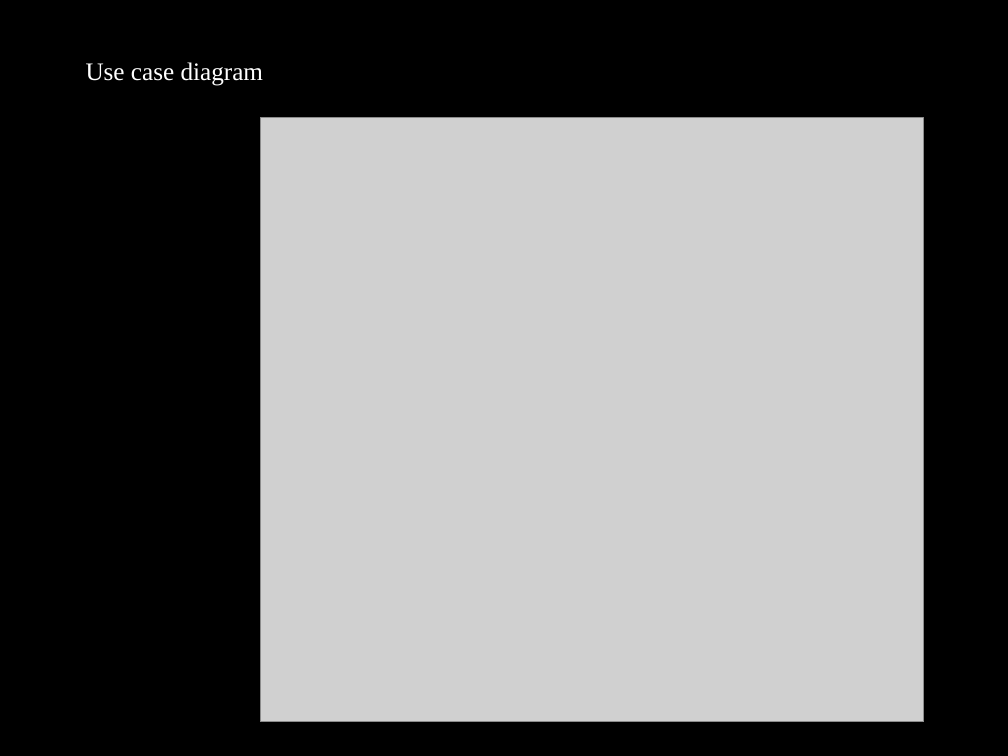
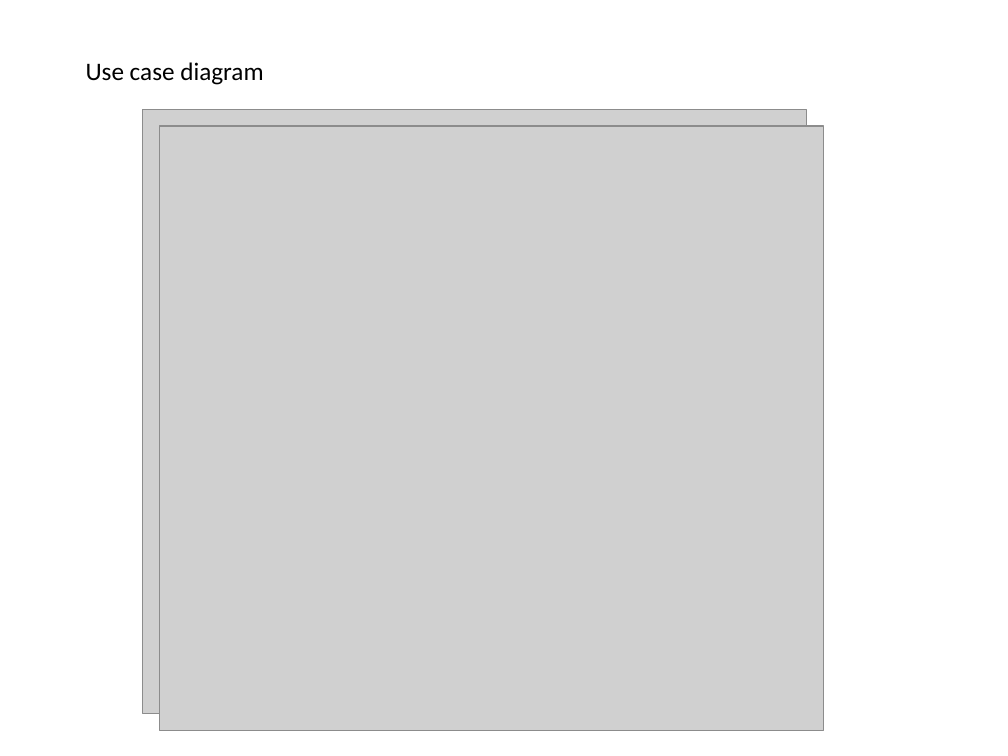
Before and after one commit to Nidhi-411/EventPro, a slide deck: slide 13 of PPts and stuff/Eventpro.pptx (slide 12 before the commit). Drawn at 1008x756 pixels with LibreOffice and Linux fonts; fonts in the diff are those of the drawing; grey boxes stand for pictures; background and template pictures are left out. Boxes give left, top, right and bottom in pixels: in the first picture for what was removed or moved away, otherwise in the second. Text is boxed around its words. In the diff, an @@ line names an element or a change of style, - is before the commit and + after.

Commit message:
ppt changes

```diff
--- a/PPts and stuff/Eventpro.pptx
+++ b/PPts and stuff/Eventpro.pptx
@@ background picture (left out) to #FFFFFF @@
@@ text "Use case diagram" at (86, 62, 263, 85): font Times New Roman to Calibri, text colour #FFFFFF to #000000 @@
@@ picture: place and size @@
-picture at (260, 118, 923, 722)
+picture at (143, 109, 806, 713)
@@ picture added at (159, 126, 823, 730) @@
```
Also in this commit, not shown: 21 other slides changed, 5 slides added, 5 slides removed, 1 other file.
